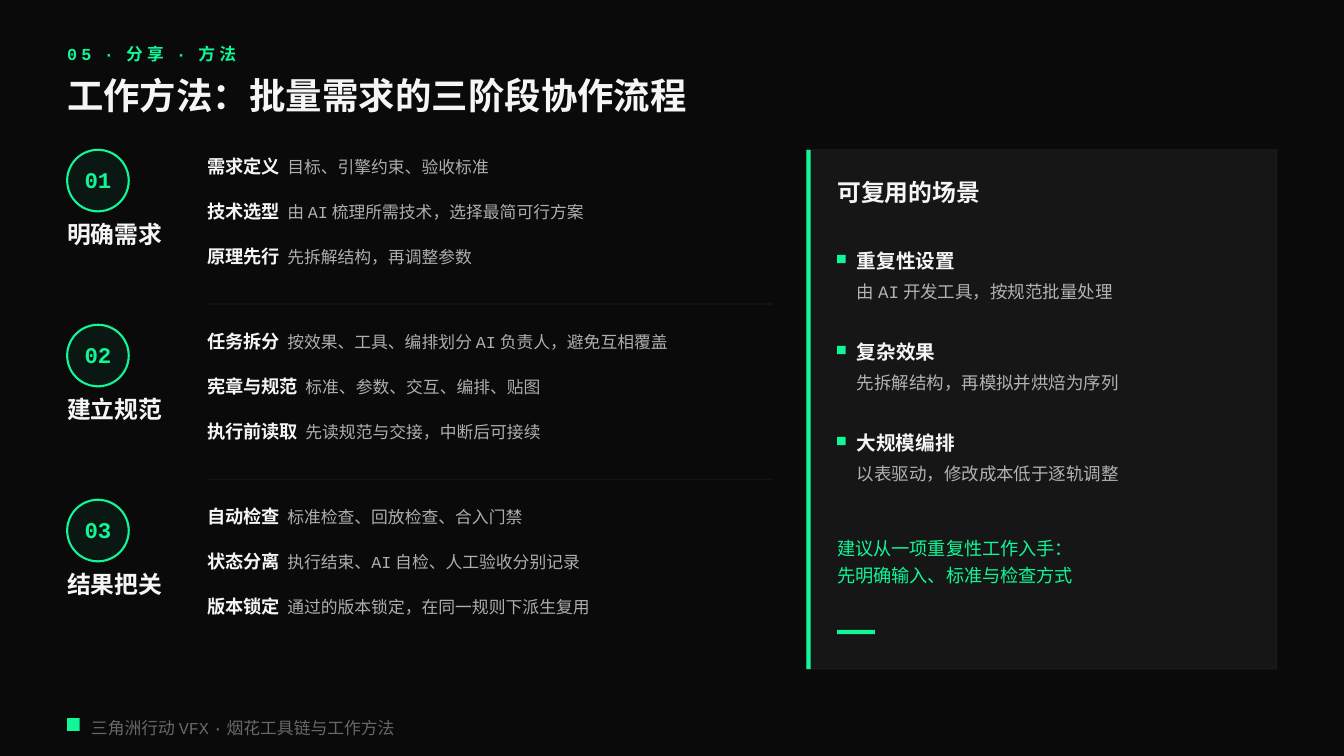
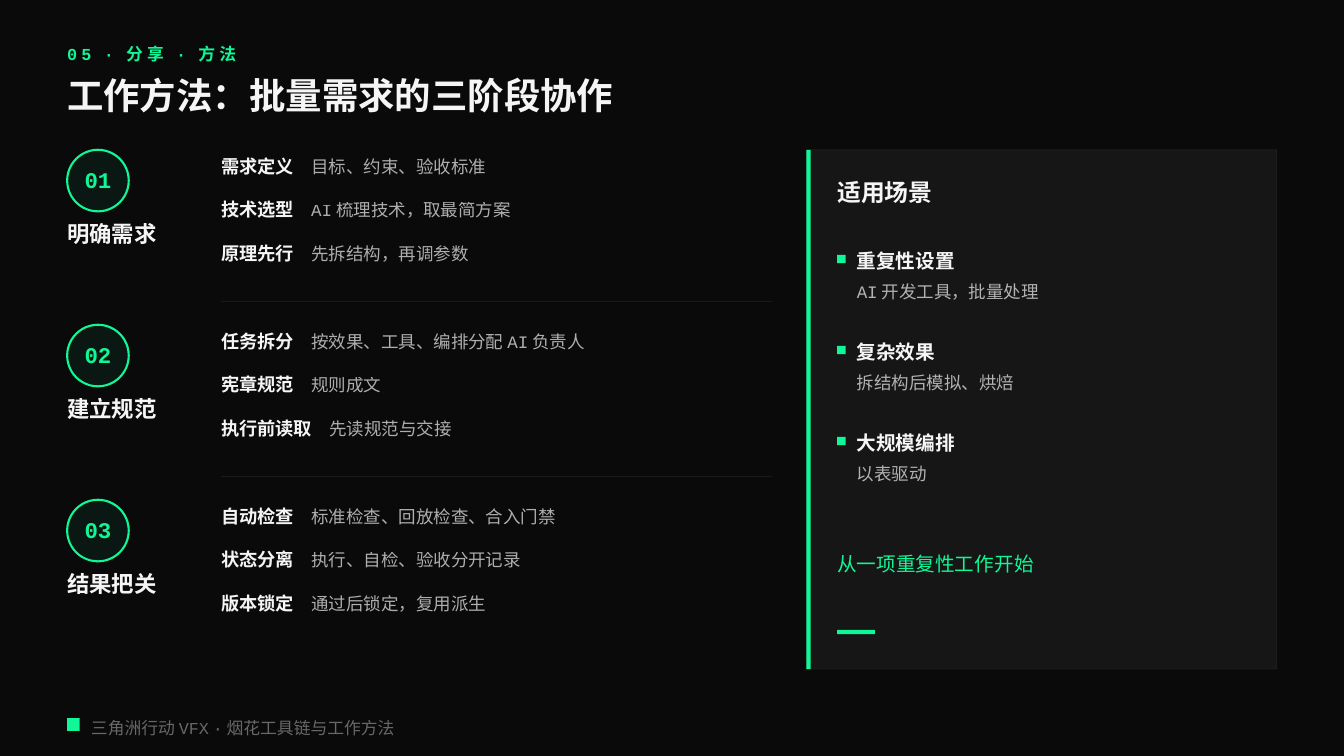
Before and after one commit to loccmaiii-lang/FireWorksLab, a slide deck: slide 23 of 协作/提示词/分享PPT交接_2026-10-29/第三版交付/烟花秀AI全流程_第三版.pptx. Drawn at 1344x756 pixels with LibreOffice and Linux fonts; fonts in the diff are those of the drawing. Boxes give left, top, right and bottom in pixels: in the first picture for what was removed or moved away, otherwise in the second. Text is boxed around its words. In the diff, an @@ line names an element or a change of style, - is before the commit and + after.

```diff
--- a/协作/提示词/分享PPT交接_2026-10-29/第三版交付/烟花秀AI全流程_第三版.pptx
+++ b/协作/提示词/分享PPT交接_2026-10-29/第三版交付/烟花秀AI全流程_第三版.pptx
@@ text at (x1=67, y1=77, x2=613, y2=113): text changed @@
-工作方法：批量需求的三阶段协作流程
+工作方法：批量需求的三阶段协作
@@ text at (x1=221, y1=157, x2=486, y2=175): text changed; size 12 to 12.5 pt @@
-需求定义 目标、引擎约束、验收标准
+需求定义 目标、约束、验收标准
@@ text at (x1=221, y1=200, x2=511, y2=218): text changed; size 12 to 12.5 pt @@
-技术选型 由 AI 梳理所需技术，选择最简可行方案
+技术选型 AI 梳理技术，取最简方案
@@ text at (x1=837, y1=181, x2=932, y2=203): text changed @@
-可复用的场景
+适用场景
@@ text at (x1=221, y1=244, x2=468, y2=262): text changed; size 12 to 12.5 pt @@
-原理先行 先拆解结构，再调整参数
+原理先行 先拆结构，再调参数
@@ text at (x1=857, y1=283, x2=1039, y2=300): text changed @@
-由 AI 开发工具，按规范批量处理
+AI 开发工具，批量处理
@@ rectangle resized from (x1=208, y1=303, x2=773, y2=304) to (x1=221, y1=301, x2=772, y2=302) @@
@@ text at (x1=221, y1=332, x2=584, y2=350): text changed; size 12 to 12.5 pt @@
-任务拆分 按效果、工具、编排划分 AI 负责人，避免互相覆盖
+任务拆分 按效果、工具、编排分配 AI 负责人
@@ text at (x1=221, y1=375, x2=381, y2=393): text changed; size 12 to 13 pt; text colour #F5F5F5 at 70% opacity to #F5F5F5; bold on @@
-宪章与规范 标准、参数、交互、编排、贴图
+宪章规范 规则成文
@@ text at (x1=857, y1=374, x2=1014, y2=391): text changed @@
-先拆解结构，再模拟并烘焙为序列
+拆结构后模拟、烘焙
@@ text at (x1=221, y1=419, x2=451, y2=437): text changed; size 12 to 12.5 pt @@
-执行前读取 先读规范与交接，中断后可接续
+执行前读取 先读规范与交接
@@ rectangle resized from (x1=208, y1=479, x2=773, y2=480) to (x1=221, y1=476, x2=772, y2=477) @@
@@ text at (x1=857, y1=465, x2=927, y2=481): text changed @@
-以表驱动，修改成本低于逐轨调整
+以表驱动
@@ text "自动检查 标准检查、回放检查、合入门禁" moved from (x1=207, y1=507, x2=522, y2=525) to (x1=221, y1=507, x2=556, y2=525) @@
@@ text "自动检查 标准检查、回放检查、合入门禁" at (x1=221, y1=507, x2=556, y2=525): size 12 to 12.5 pt in "标准检查、回放检查、合入门禁" @@
@@ text at (x1=221, y1=550, x2=521, y2=568): text changed; size 12 to 12.5 pt @@
-状态分离 执行结束、AI 自检、人工验收分别记录
+状态分离 执行、自检、验收分开记录
@@ text at (x1=837, y1=554, x2=1033, y2=573): text changed; size 13 to 14 pt @@
-建议从一项重复性工作入手：
-先明确输入、标准与检查方式
+从一项重复性工作开始
@@ size 17 to 16 pt; line spacing 20.4pt to 19.2pt in 3 elements at (x1=67, y1=223, x2=156, y2=244), (x1=67, y1=398, x2=156, y2=419), (x1=67, y1=573, x2=156, y2=594) @@
@@ text at (x1=221, y1=594, x2=486, y2=612): text changed; size 12 to 12.5 pt @@
-版本锁定 通过的版本锁定，在同一规则下派生复用
+版本锁定 通过后锁定，复用派生
```
Also in this commit, not shown: 23 other slides changed, 5 other files.
